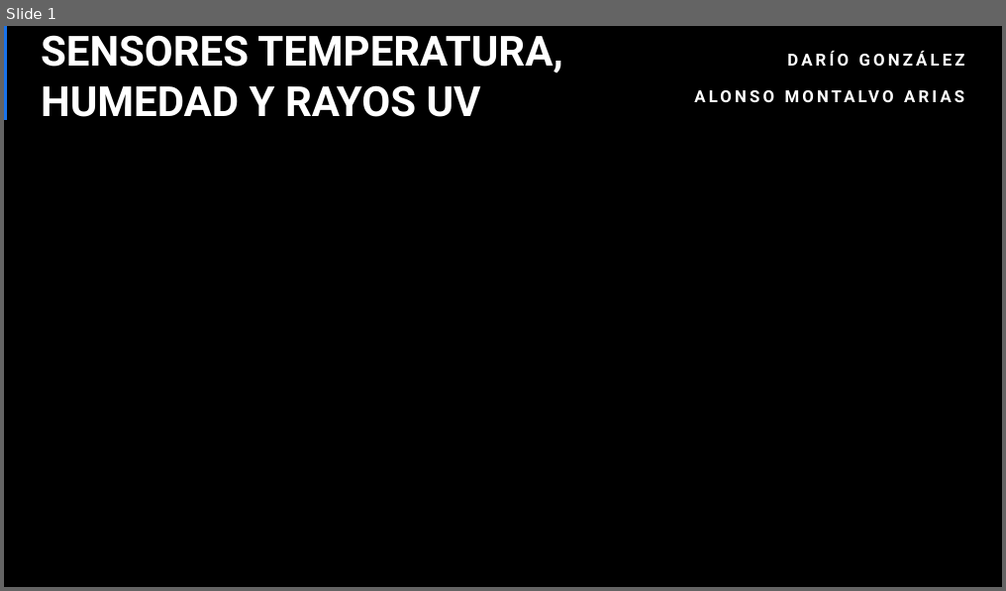
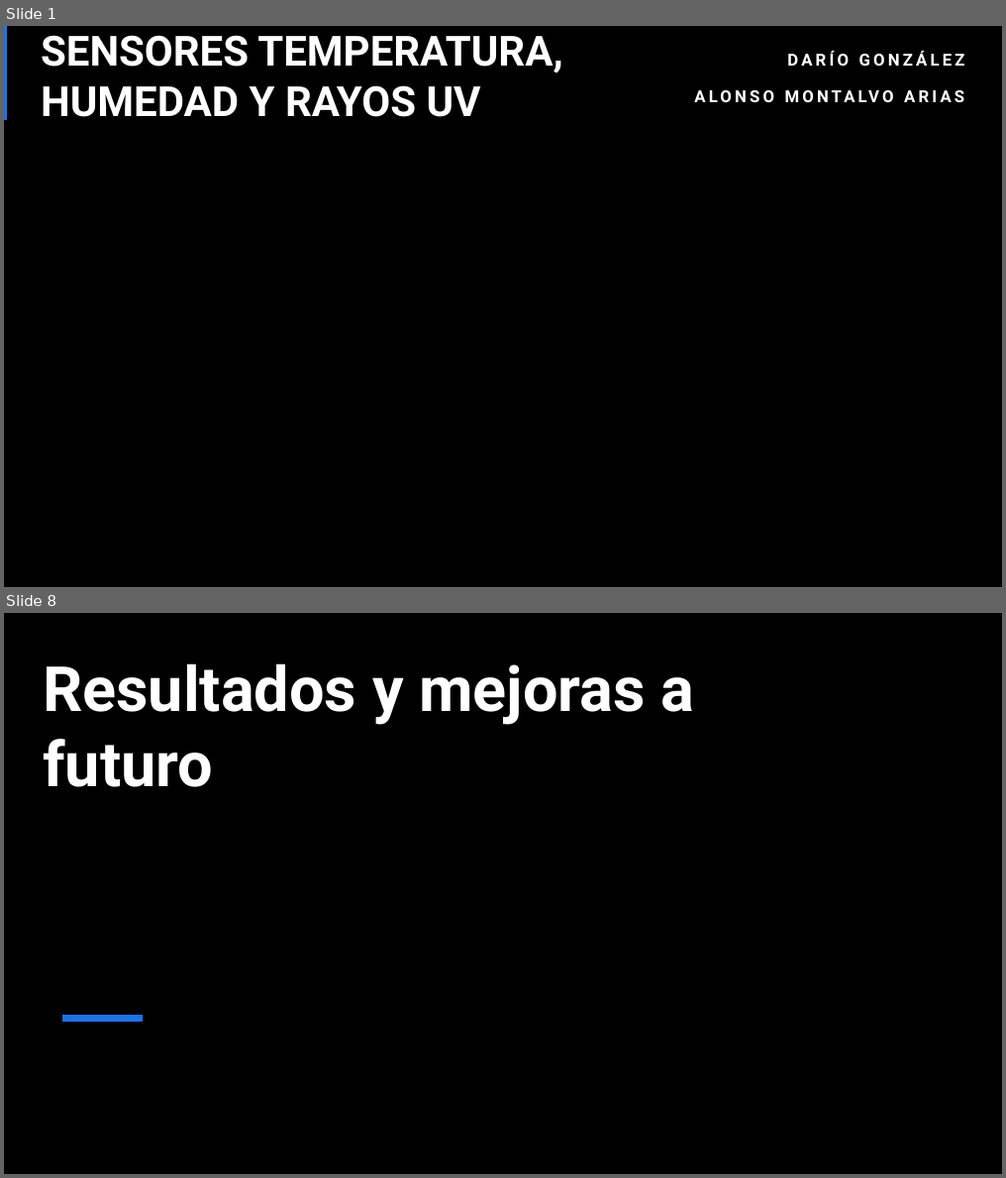
Before and after one commit to Alonso-Montalvo/Redes-y-sensores, a slide deck: PRESENTACION BME280 Y LTR390.pptx. Shown one above the other, each under a label of ours: slide 1 before the commit, slides 1 and 8 after it; the slides between them are not shown. The pictures are 1006x591 and 1006x1178 pixels, drawn with LibreOffice and Linux fonts; fonts in the diff are those of the drawing; background and template pictures are left out. Boxes give left, top, right and bottom in pixels: in the first picture for what was removed or moved away, otherwise in the second. Text is boxed around its words. In the diff, an @@ line names an element or a change of style, - is before the commit and + after.

```diff
--- a/PRESENTACION BME280 Y LTR390.pptx
+++ b/PRESENTACION BME280 Y LTR390.pptx
@@ slide 8 added at (x1=4, y1=613, x2=1002, y2=1174), background picture (left out) @@
@@ title added at (x1=43, y1=663, x2=695, y2=787), 60 pt, text #FFFFFF, bold @@
+Resultados y mejoras a futuro
@@ line added from (62, 1019) to (143, 1019), #1973EB 6 pt @@
```
Also in this commit, not shown: 2 slides changed, 4 other slides added, 3 other files.
